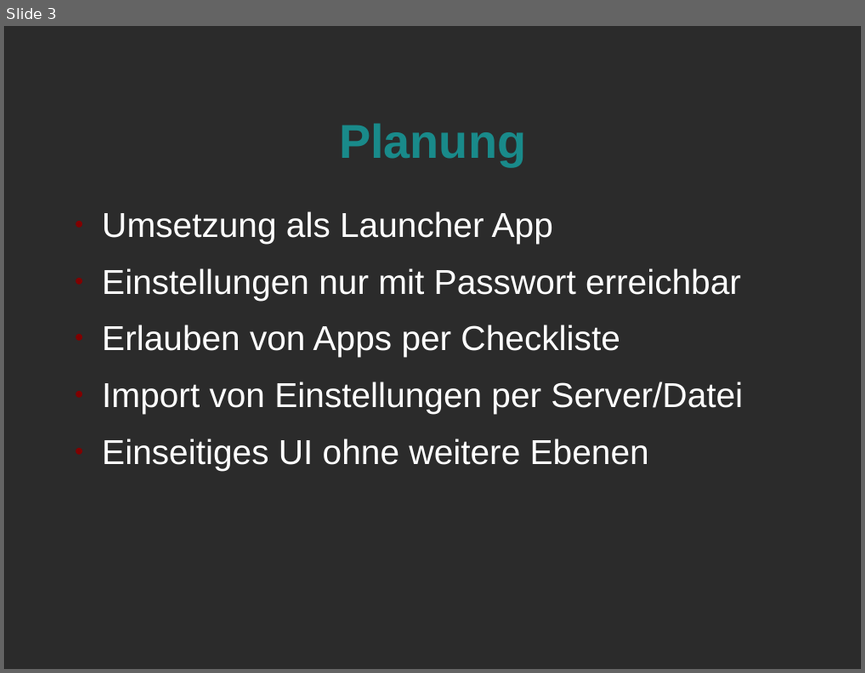
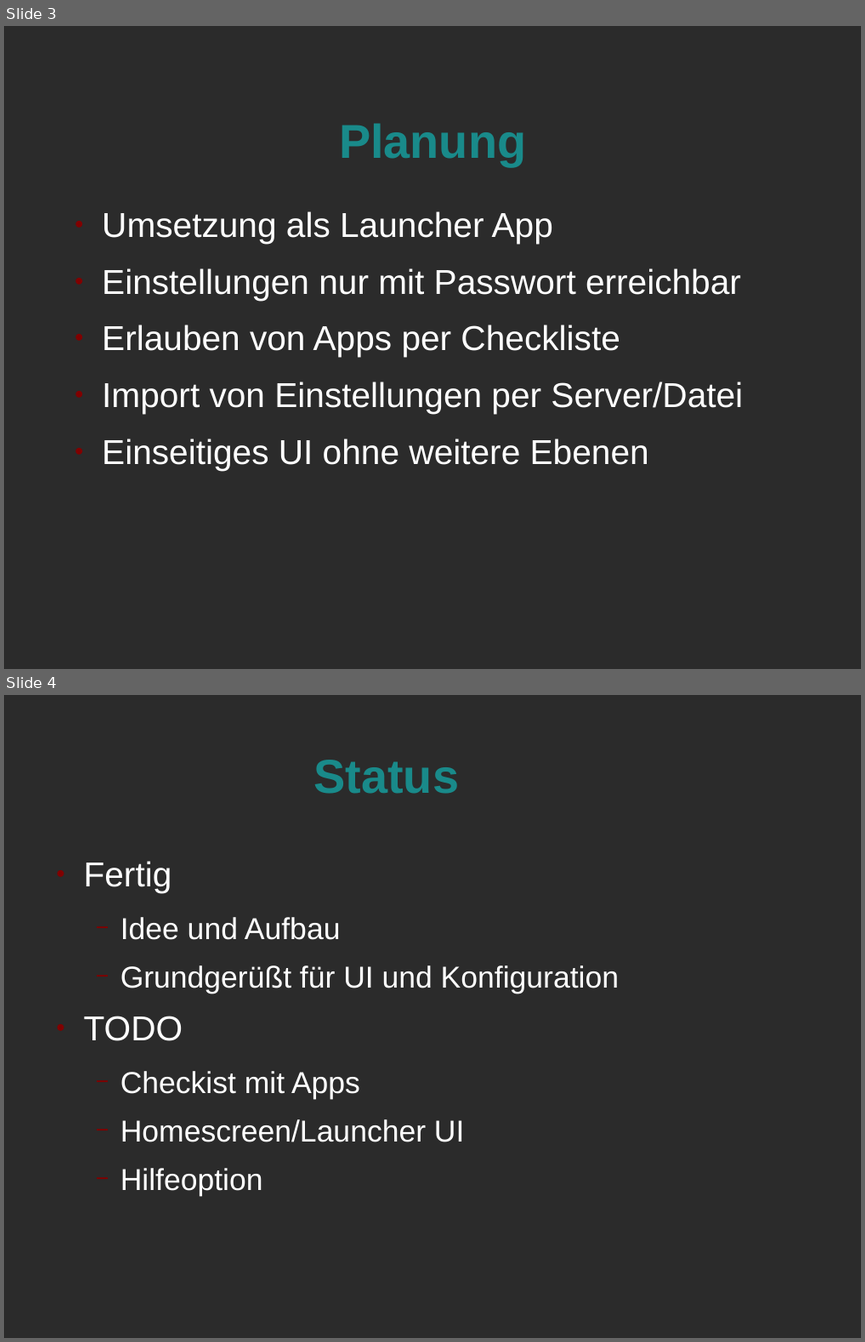
Before and after one commit to jessejin/Kiosk, a slide deck: doc/Rev1_präsi.odp. Shown one above the other, each under a label of ours: slide 3 before the commit, slides 3 and 4 after it. The pictures are 865x673 and 865x1342 pixels, drawn with LibreOffice and Linux fonts; fonts in the diff are those of the drawing; background and template pictures are left out; a plain dark background stands for a picture behind light text. Boxes give left, top, right and bottom in pixels: in the first picture for what was removed or moved away, otherwise in the second. Text is boxed around its words. In the diff, an @@ line names an element or a change of style, - is before the commit and + after.

```diff
--- a/doc/Rev1_präsi.odp
+++ b/doc/Rev1_präsi.odp
@@ slide 4 added at [4,695,861,1338], background picture (left out) @@
@@ title added at [314,760,460,794], 44 pt, text #198A8A, bold @@
+Status
@@ text added at [84,861,619,1196], 28 pt, text #FFFFFF @@
+● Fertig
+  − Idee und Aufbau
+  − Grundgerüßt für UI und Konfiguration
+● TODO
+  − Checkist mit Apps
+  − Homescreen/Launcher UI
+  − Hilfeoption
```
Also in this commit, not shown: 1 slide changed, 1 other slide added.
